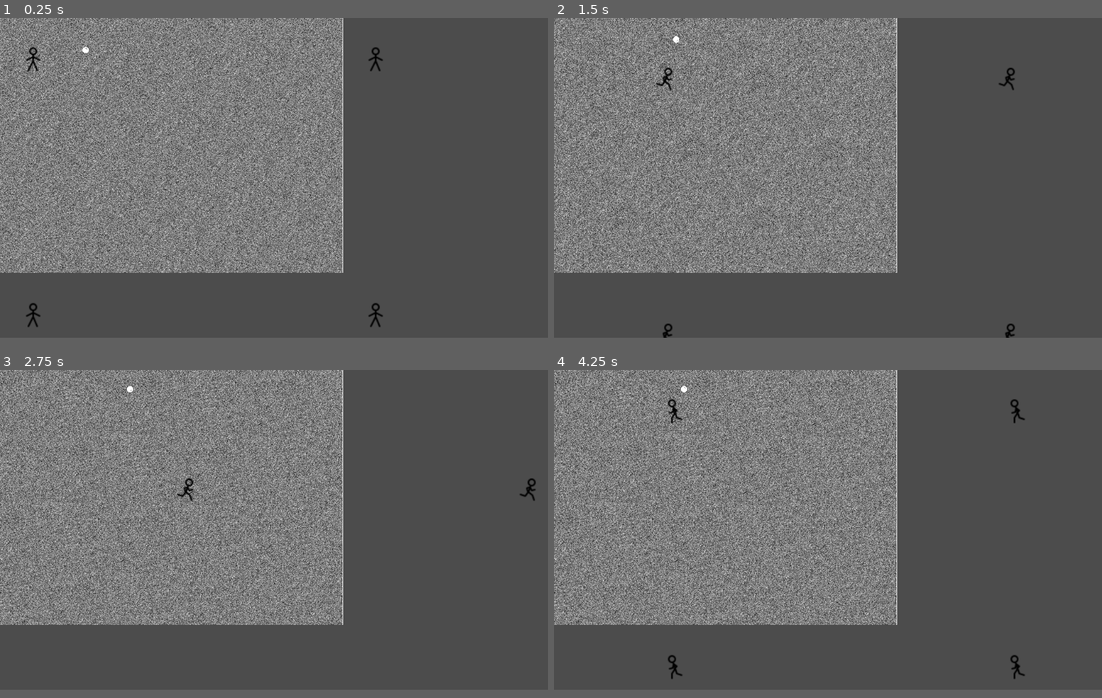
Above: before the commit, frames 1-4 (two rows, left to right).
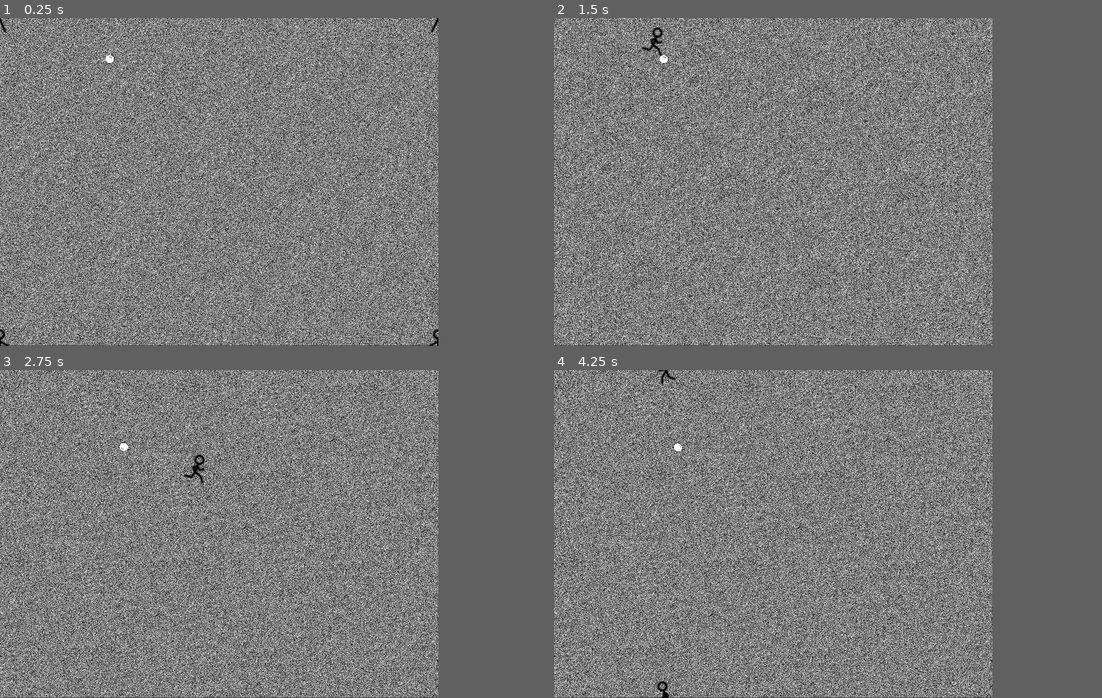
Above: after the commit, the same moments.

Repository: ssj71/nonlinearsnowballfight
Game: Godot game, scene res://fight.tscn
The game is run twice, just before and just after one commit, with the same random seed, the same clock (stepped at 60 frames per second) and the same inputs.
Inputs:
- Up to frame 1 (0.25 s): no input
- Up to frame 2 (1.5 s): hold Right 0.53-1.28 s; tap Space at 0.77 s; hold Down from 1.28 s (still down)
- Up to frame 3 (2.75 s): tap Space at 1.52 s; release Down at 2.03 s; hold Right from 2.03 s (still down)
- Up to frame 4 (4.25 s): release Right at 2.78 s; hold Up 2.78-3.53 s; tap Space at 3.02, 3.77 s; hold Left from 3.53 s (still down)
In our replay, the window is 800x468 before the commit and 640x480 after it. These sizes can differ from the game's own. Grey fills any space a smaller window leaves; there, only what the larger window draws over its background counts as a difference.

The runs differ from the first frame. In frame 1, 56% of the frame differs, in the area x 0-80%, y 0-100%; in frame 2, 56%, in the area x 0-85%, y 0-100%; in frame 3, 56%; in frame 4, 56%.

Commit message:
throwing snowballs, not happy with my physics though

Diff:
--- /dev/null
+++ b/Balls.gd
@@ -0,0 +1,23 @@
+extends Node2D
+
+# Declare member variables here. Examples:
+# var a = 2
+# var b = "text"
+var teleporten = []
+var decay = 300
+
+# Called when the node enters the scene tree for the first time.
+func _ready():
+	set_process(true)
+
+# Called every frame. 'delta' is the elapsed time since the previous frame.
+func _process(delta):
+	pass
+	for child in get_children():
+		child.position += delta*child.vel
+		var dir = child.vel.normalized()
+		#max vel is 1000px/sec, min is 300px/sec
+		child.vel -= delta*decay*dir/child.vel.length_squared()
+
+		if child.vel.length() < 1:
+			remove_child(child)
--- a/Player.gd
+++ b/Player.gd
@@ -4,6 +4,13 @@
 var speed = 200
 var hold = 0
 var copies = []
+var direction = Vector2(1,0);
+
+func wrap_pos(p):
+	var p2 = p
+	p2.x = (p.x if p.x>0 else p.x+640.0) if p.x < 640.0 else p.x-640
+	p2.y = (p.y if p.y>0 else p.y+480.0) if p.y < 480.0 else p.y-480
+	return p2
 
 # Called when the node enters the scene tree for the first time.
 func _ready():
@@ -23,15 +30,13 @@
 func _process(delta):
 	if Input.is_key_pressed(KEY_SPACE):
 		hold = hold + delta
-	elif hold != 0:
-		#var ball = RigidBody2D
-		#var sp = Sprite
-		#ball.x = position.x
-		#ball.y = position.y
-		#sp.
-		#ball.add_child( Sprite )
-		#get_parent().add_child(ball)
-		hold = 0
+	elif hold > 0.6:
+		var ball = load("res://ball.tscn").instance()
+		var Balls = get_node("../Balls")
+		ball.position = wrap_pos(position)
+		ball.vel = min(max(hold,1.1),5)*speed*direction #bounds so that they don't run into their own, and so snowballs don't go forever
+		Balls.add_child(ball)
+		hold = 0.6 # preload the hold time so they only have to hold for .5 sec before it makes it faster
 	var vel = Vector2(0, 0)
 	if Input.is_key_pressed(KEY_RIGHT):
 		vel.x = 1
@@ -52,7 +57,8 @@
 	for i in range(4):
 		copies[i].get_child(0).animation = "run"
 
-	position += speed * vel.normalized() * delta
+	direction = vel.normalized()
+	position += speed * direction * delta
 	if position.x < -440:
 		position.x += 640
 	elif position.x > 440:
--- /dev/null
+++ b/ball.gd
@@ -0,0 +1,14 @@
+extends Node2D
+
+# Declare member variables here. Examples:
+# var a = 2
+# var b = "text"
+var vel = Vector2(0,0)
+
+# Called when the node enters the scene tree for the first time.
+func _ready():
+	pass # Replace with function body.
+
+# Called every frame. 'delta' is the elapsed time since the previous frame.
+#func _process(delta):
+#	pass
--- /dev/null
+++ b/ball.tscn
@@ -0,0 +1,26 @@
+[gd_scene load_steps=4 format=2]
+
+[ext_resource path="res://ball.gd" type="Script" id=1]
+[ext_resource path="res://ball.svg" type="Texture" id=2]
+
+[sub_resource type="CircleShape2D" id=1]
+
+custom_solver_bias = 0.0
+radius = 6.84341
+
+[node name="Node2D" type="Node2D"]
+script = ExtResource( 1 )
+
+[node name="KinematicBody2D" type="KinematicBody2D" parent="."]
+input_pickable = false
+collision_layer = 1
+collision_mask = 1
+collision/safe_margin = 0.08
+motion/sync_to_physics = false
+
+[node name="CollisionShape2D" type="CollisionShape2D" parent="KinematicBody2D"]
+shape = SubResource( 1 )
+
+[node name="Sprite" type="Sprite" parent="KinematicBody2D/CollisionShape2D"]
+scale = Vector2( 0.2, 0.2 )
+texture = ExtResource( 2 )
--- a/fight.tscn
+++ b/fight.tscn
@@ -5,11 +5,12 @@
 [ext_resource path="res://noisetexture2.tres" type="Texture" id=3]
 [ext_resource path="res://noisetexture3.tres" type="Texture" id=4]
 [ext_resource path="res://Player.gd" type="Script" id=5]
-[ext_resource path="res://man-stand.svg" type="Texture" id=6]
-[ext_resource path="res://man-run1.svg" type="Texture" id=7]
-[ext_resource path="res://man-run2.svg" type="Texture" id=8]
-[ext_resource path="res://man-run3.svg" type="Texture" id=9]
+[ext_resource path="res://man-run1.svg" type="Texture" id=6]
+[ext_resource path="res://man-run2.svg" type="Texture" id=7]
+[ext_resource path="res://man-run3.svg" type="Texture" id=8]
+[ext_resource path="res://man-stand.svg" type="Texture" id=9]
 [ext_resource path="res://ball.svg" type="Texture" id=10]
+[ext_resource path="res://Balls.gd" type="Script" id=11]
 
 [sub_resource type="SpriteFrames" id=1]
 
@@ -20,32 +21,27 @@
 "speed": 5.19
 } ]
 
-[sub_resource type="RectangleShape2D" id=2]
-
-custom_solver_bias = 0.0
-extents = Vector2( 60, 60 )
-
-[sub_resource type="CapsuleShape2D" id=3]
+[sub_resource type="CapsuleShape2D" id=2]
 
 custom_solver_bias = 0.0
 radius = 14.9246
 height = 20.0
 
-[sub_resource type="SpriteFrames" id=4]
+[sub_resource type="SpriteFrames" id=3]
 
 animations = [ {
-"frames": [ ExtResource( 6 ) ],
+"frames": [ ExtResource( 6 ), ExtResource( 7 ), ExtResource( 8 ) ],
+"loop": true,
+"name": "run",
+"speed": 7.0
+}, {
+"frames": [ ExtResource( 9 ) ],
 "loop": false,
 "name": "stand",
 "speed": 1.0
-}, {
-"frames": [ ExtResource( 7 ), ExtResource( 8 ), ExtResource( 9 ) ],
-"loop": true,
-"name": "run",
-"speed": 7.0
 } ]
 
-[sub_resource type="CircleShape2D" id=7]
+[sub_resource type="CircleShape2D" id=6]
 
 custom_solver_bias = 0.0
 radius = 7.08656
@@ -71,93 +67,13 @@
 bones = [  ]
 
 [node name="AnimatedSprite" type="AnimatedSprite" parent="BG"]
-position = Vector2( 319, 240 )
+position = Vector2( 319, 241 )
 frames = SubResource( 1 )
 animation = "default"
 frame = 3
 playing = true
 
-[node name="A1" type="Area2D" parent="."]
-position = Vector2( 189, 138 )
-input_pickable = true
-gravity_vec = Vector2( 0, 0 )
-gravity = 0.0
-linear_damp = 0.1
-angular_damp = 1.0
-audio_bus_override = false
-audio_bus_name = "Master"
-
-[node name="CollisionShape2D" type="CollisionShape2D" parent="A1"]
-shape = SubResource( 2 )
-
-[node name="A2" type="Area2D" parent="."]
-input_pickable = true
-gravity_vec = Vector2( 0, 1 )
-gravity = 98.0
-linear_damp = 0.1
-angular_damp = 1.0
-audio_bus_override = false
-audio_bus_name = "Master"
-
-[node name="CollisionShape2D" type="CollisionShape2D" parent="A2"]
-position = Vector2( 311, 138 )
-shape = SubResource( 2 )
-
-[node name="A3" type="Area2D" parent="."]
-position = Vector2( 189, 138 )
-input_pickable = true
-gravity_vec = Vector2( 0, 1 )
-gravity = 98.0
-linear_damp = 0.1
-angular_damp = 1.0
-audio_bus_override = false
-audio_bus_name = "Master"
-
-[node name="CollisionShape2D" type="CollisionShape2D" parent="A3"]
-position = Vector2( 244, 0 )
-shape = SubResource( 2 )
-
-[node name="B1" type="Area2D" parent="."]
-input_pickable = true
-gravity_vec = Vector2( 0, 1 )
-gravity = 98.0
-linear_damp = 0.1
-angular_damp = 1.0
-audio_bus_override = false
-audio_bus_name = "Master"
-
-[node name="CollisionShape2D" type="CollisionShape2D" parent="B1"]
-position = Vector2( 190, 261 )
-shape = SubResource( 2 )
-
-[node name="B2" type="Area2D" parent="."]
-input_pickable = true
-gravity_vec = Vector2( 0, 1 )
-gravity = 98.0
-linear_damp = 0.1
-angular_damp = 1.0
-audio_bus_override = false
-audio_bus_name = "Master"
-
-[node name="CollisionShape2D" type="CollisionShape2D" parent="B2"]
-position = Vector2( 312, 262 )
-shape = SubResource( 2 )
-
-[node name="B3" type="Area2D" parent="."]
-input_pickable = true
-gravity_vec = Vector2( 0, 1 )
-gravity = 98.0
-linear_damp = 0.1
-angular_damp = 1.0
-audio_bus_override = false
-audio_bus_name = "Master"
-
-[node name="CollisionShape2D" type="CollisionShape2D" parent="B3"]
-position = Vector2( 434, 261 )
-shape = SubResource( 2 )
-
 [node name="Player" type="KinematicBody2D" parent="."]
-position = Vector2( 62, 76 )
 input_pickable = false
 collision_layer = 1
 collision_mask = 1
@@ -166,11 +82,13 @@
 script = ExtResource( 5 )
 
 [node name="CollisionShape2D" type="CollisionShape2D" parent="Player"]
-shape = SubResource( 3 )
+position = Vector2( 62, 76 )
+shape = SubResource( 2 )
 
 [node name="AnimatedSprite" type="AnimatedSprite" parent="Player/CollisionShape2D"]
+position = Vector2( -0.315601, -3.4711 )
 scale = Vector2( 1.5, 1.5 )
-frames = SubResource( 4 )
+frames = SubResource( 3 )
 animation = "stand"
 playing = true
 
@@ -194,8 +112,11 @@
 angular_damp = -1.0
 
 [node name="CollisionShape2D" type="CollisionShape2D" parent="RigidBody2D"]
-shape = SubResource( 7 )
+shape = SubResource( 6 )
 
 [node name="ball" type="Sprite" parent="RigidBody2D/CollisionShape2D"]
 scale = Vector2( 0.2, 0.2 )
 texture = ExtResource( 10 )
+
+[node name="Balls" type="Node2D" parent="."]
+script = ExtResource( 11 )
--- a/project.godot
+++ b/project.godot
@@ -19,6 +19,13 @@
 run/main_scene="res://fight.tscn"
 config/icon="res://icon.png"
 
+[display]
+
+window/size/width=640
+window/size/height=480
+window/stretch/mode="viewport"
+window/stretch/aspect="keep"
+
 [rendering]
 
 environment/default_environment="res://default_env.tres"
